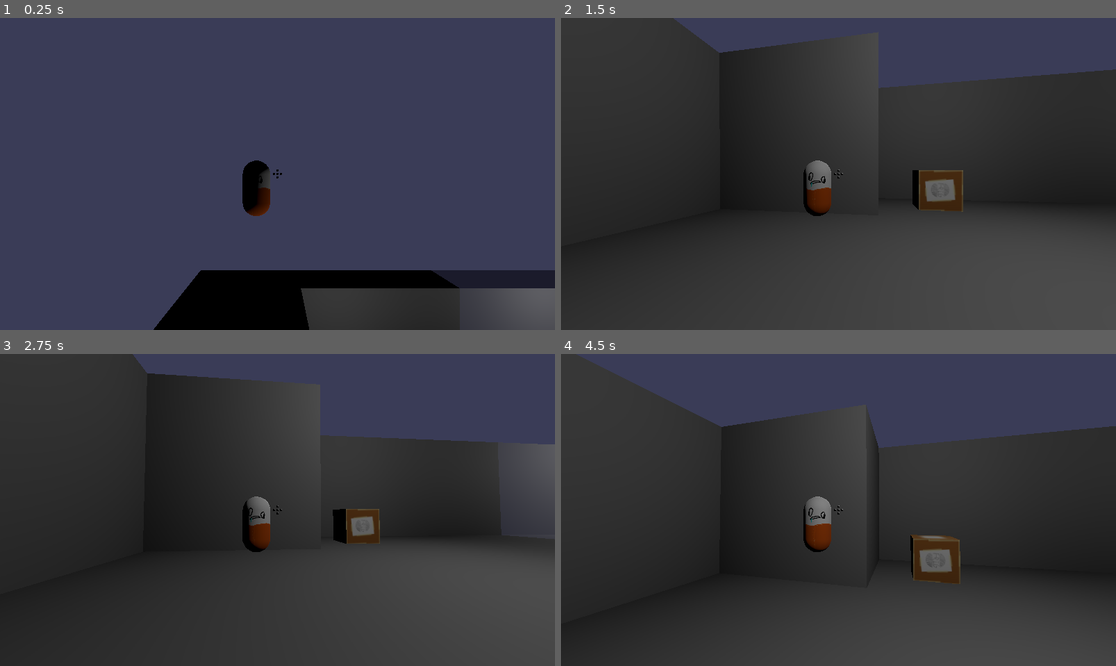
Above: before the commit, frames 1-4 (two rows, left to right).
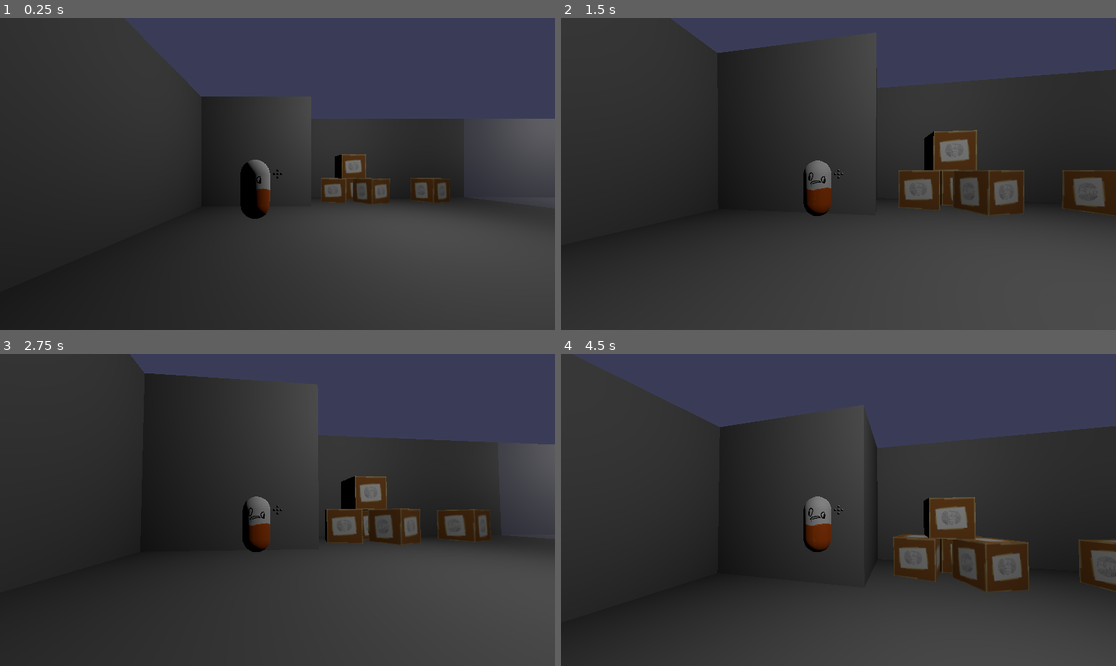
Above: after the commit, the same moments.

Repository: CE-Studio/JamSepticEye2025
Game: Godot game, scene res://scenes/levels/level_1.tscn
Two runs of this game, one before a commit and one after it. Both use one fixed random seed, a clock stepped at 60 frames per second and the inputs below. The project has no main scene, so this scene is started directly.
Inputs (mouse positions are in pixels of both pictures, inside the frame that each line leads up to):
- Up to frame 1 (0.25 s): no input
- Up to frame 2 (1.5 s): tap Enter (ui_accept) at 0.5, 0.77 s; move the mouse to (866, 174) at 0.52 s; hold E (interact) 0.53-1.28 s; hold Up (ui_up) from 0.53 s (still down); move the mouse to (810, 174) at 1.27 s; tap E (interact) at 1.35 s
- Up to frame 3 (2.75 s): keep holding Up (ui_up); tap Enter (ui_accept) at 1.52 s; move the mouse to (288, 503) at 2.02 s; hold E (interact) from 2.03 s (still down)
- Up to frame 4 (4.5 s): keep holding Up (ui_up); tap Enter (ui_accept) at 2.75, 3.02, 3.77 s; move the mouse to (832, 516) at 2.77 s; release E (interact) at 2.78 s; tap E (interact) at 2.85, 4.35 s; move the mouse to (877, 513) at 3.52 s; hold E (interact) 3.53-4.28 s; move the mouse to (794, 506) at 4.27 s

The runs differ from the first frame. In frame 1, 62% of the frame differs, in the area x 0-100%, y 0-100%; in frame 2, 4.3%; in frame 3, 2.8%; in frame 4, 4.8%.

Commit message:
PushBox updates

Diff:
--- a/parts/push_box.tscn
+++ b/parts/push_box.tscn
@@ -5,7 +5,7 @@
 
 [sub_resource type="BoxShape3D" id="BoxShape3D_qy3qw"]
 
-[node name="PushBox" type="RigidBody3D"]
+[node name="PushBox" type="RigidBody3D" groups=["Heavy", "Pushable"]]
 
 [node name="MeshInstance3D" type="MeshInstance3D" parent="."]
 transform = Transform3D(2.75, 0, 0, 0, 2.75, 0, 0, 0, 2.75, 0, 0, 0)
--- a/scenes/levels/level_1.tscn
+++ b/scenes/levels/level_1.tscn
@@ -50,7 +50,7 @@
 size = Vector3(1, 4, 1)
 
 [node name="player" parent="." instance=ExtResource("1_ksju7")]
-transform = Transform3D(1, 0, 0, 0, 1, 0, 0, 0, 1, -3.6772957, 10.000002, 0.2542715)
+transform = Transform3D(1, 0, 0, 0, 1, 0, 0, 0, 1, -3.6772957, 1.1983554, 0.2542715)
 
 [node name="Pause" parent="." instance=ExtResource("2_6iamk")]
 
@@ -66,4 +66,19 @@
 omni_range = 10.0
 
 [node name="PushBox" parent="." instance=ExtResource("3_nsrm0")]
-transform = Transform3D(1, 0, 0, 0, 1, 0, 0, 0, 1, -0.50015014, 0.504971, -4.334586)
+transform = Transform3D(0.96388656, 0, -0.26631323, 0, 1, 0, 0.26631323, 0, 0.96388656, -0.7955721, 0.504971, -4.4693155)
+
+[node name="PushBox2" parent="." instance=ExtResource("3_nsrm0")]
+transform = Transform3D(0.91310483, 0, 0.40772498, 0, 1, 0, -0.40772498, 0, 0.91310483, 0.66836077, 0.504971, -4.092279)
+
+[node name="PushBox3" parent="." instance=ExtResource("3_nsrm0")]
+transform = Transform3D(-0.10723588, 0, 0.9942336, 0, 1, 0, -0.9942336, 0, -0.10723588, 0.28711885, 0.504971, -5.290106)
+
+[node name="PushBox4" parent="." instance=ExtResource("3_nsrm0")]
+transform = Transform3D(-0.32428068, 0, 0.9459609, 0, 1, 0, -0.9459609, 0, -0.32428068, 3.3986278, 0.504971, -4.459453)
+
+[node name="PushBox6" parent="." instance=ExtResource("3_nsrm0")]
+transform = Transform3D(-0.85974526, 0, 0.510723, 0, 1, 0, -0.510723, 0, -0.85974526, 6.9387183, 0.504971, 2.8090405)
+
+[node name="PushBox5" parent="." instance=ExtResource("3_nsrm0")]
+transform = Transform3D(0.9999573, 0, 0.0092327595, 0, 1, 0, -0.0092327595, 0, 0.9999573, -0.05599904, 1.504971, -4.565145)
